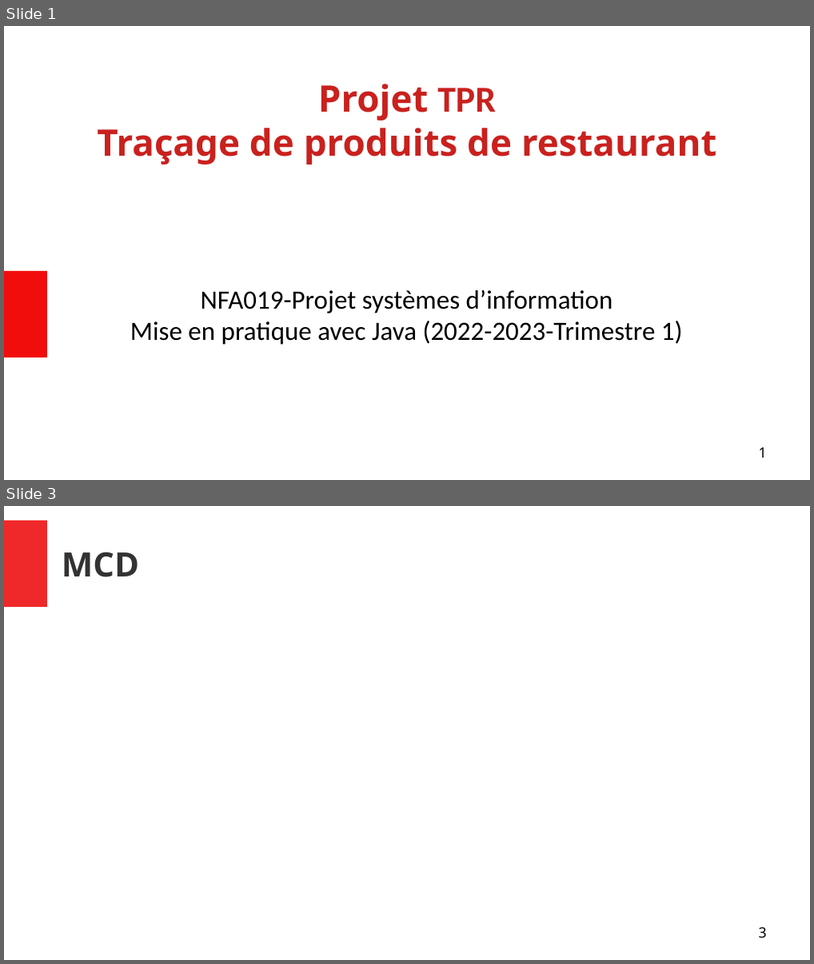
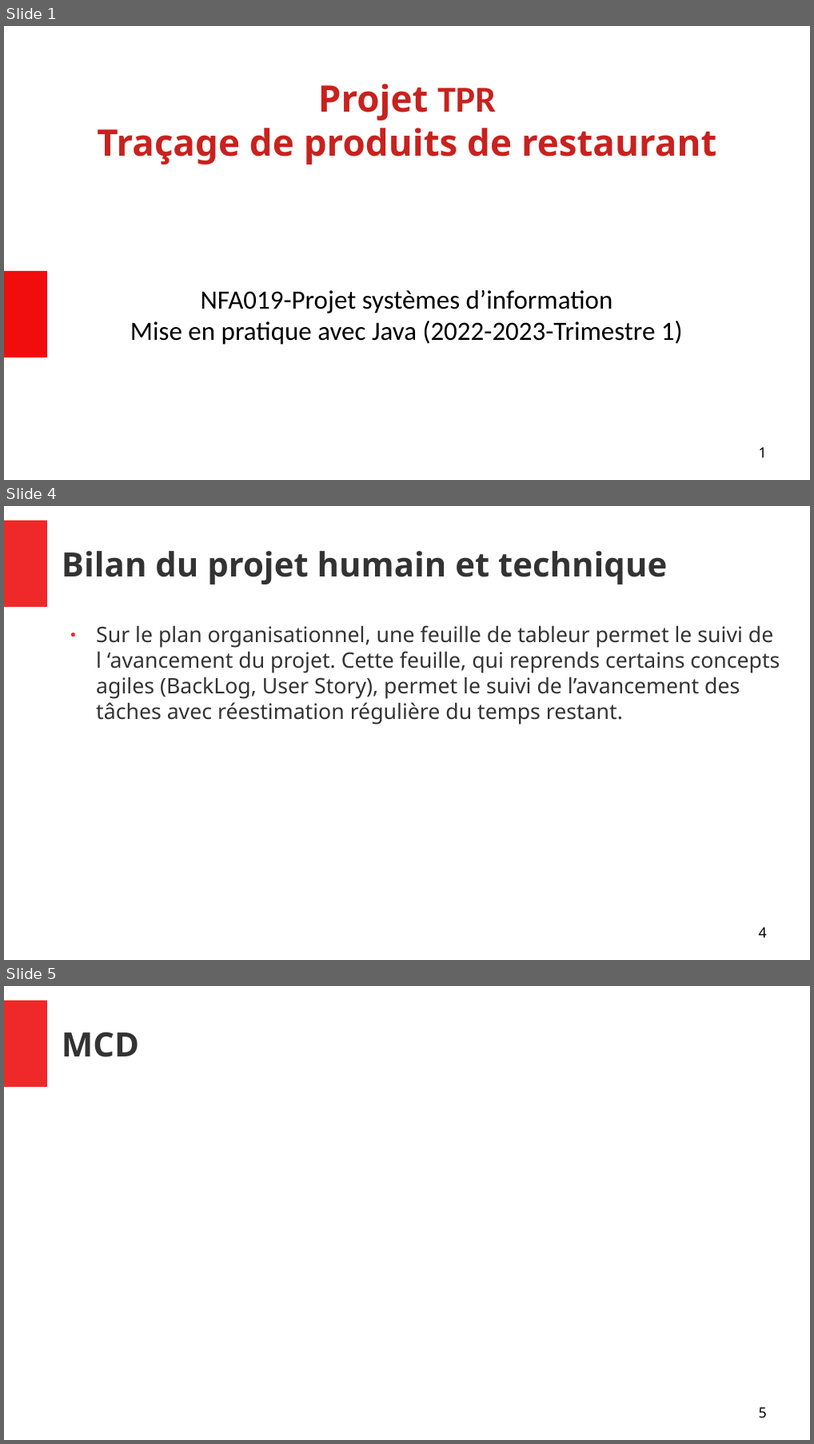
Before and after one commit to PierreGoa/ProjetTPR, a slide deck: Documentations/PresentationTPR.odp. Shown one above the other, each under a label of ours: slides 1 and 3 before the commit, slides 1, 4 and 5 after it; the slides between them are not shown. The pictures are 814x964 and 814x1444 pixels, drawn with LibreOffice and Linux fonts; fonts in the diff are those of the drawing. Boxes give left, top, right and bottom in pixels: in the first picture for what was removed or moved away, otherwise in the second. Text is boxed around its words. In the diff, an @@ line names an element or a change of style, - is before the commit and + after.

```diff
--- a/Documentations/PresentationTPR.odp
+++ b/Documentations/PresentationTPR.odp
@@ slide 4 added at <box>4,506,810,960</box>, background #FFFFFF; not listed: 1 template element that a slide beside it also shows @@
@@ title added at <box>62,551,667,584</box>, 33 pt, text #333333, bold @@
+Bilan du projet humain et technique
@@ text added at <box>96,625,780,724</box>, 21 pt, text #333333 @@
+● Sur le plan organisationnel, une feuille de tableur permet le suivi de l ‘avancement du projet. Cette feuille, qui reprends certains concepts agiles (BackLog, User Story), permet le suivi de l’avancement des tâches avec réestimation régulière du temps restant.
@@ page number added at <box>759,927,767,937</box>, 14 pt, text #000000 @@
+4
@@ what was slide 3 is now slide 5 @@
@@ page number at <box>759,1407,767,1417</box>: text changed @@
-3
+5
```
Also in this commit, not shown: 2 slides changed, 2 other slides added, 1 slide removed.
